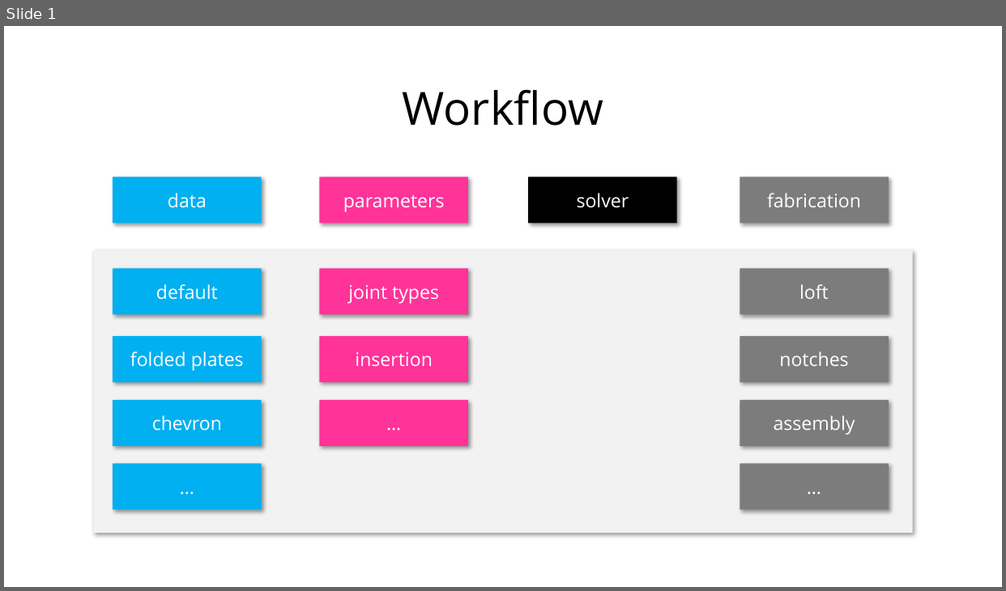
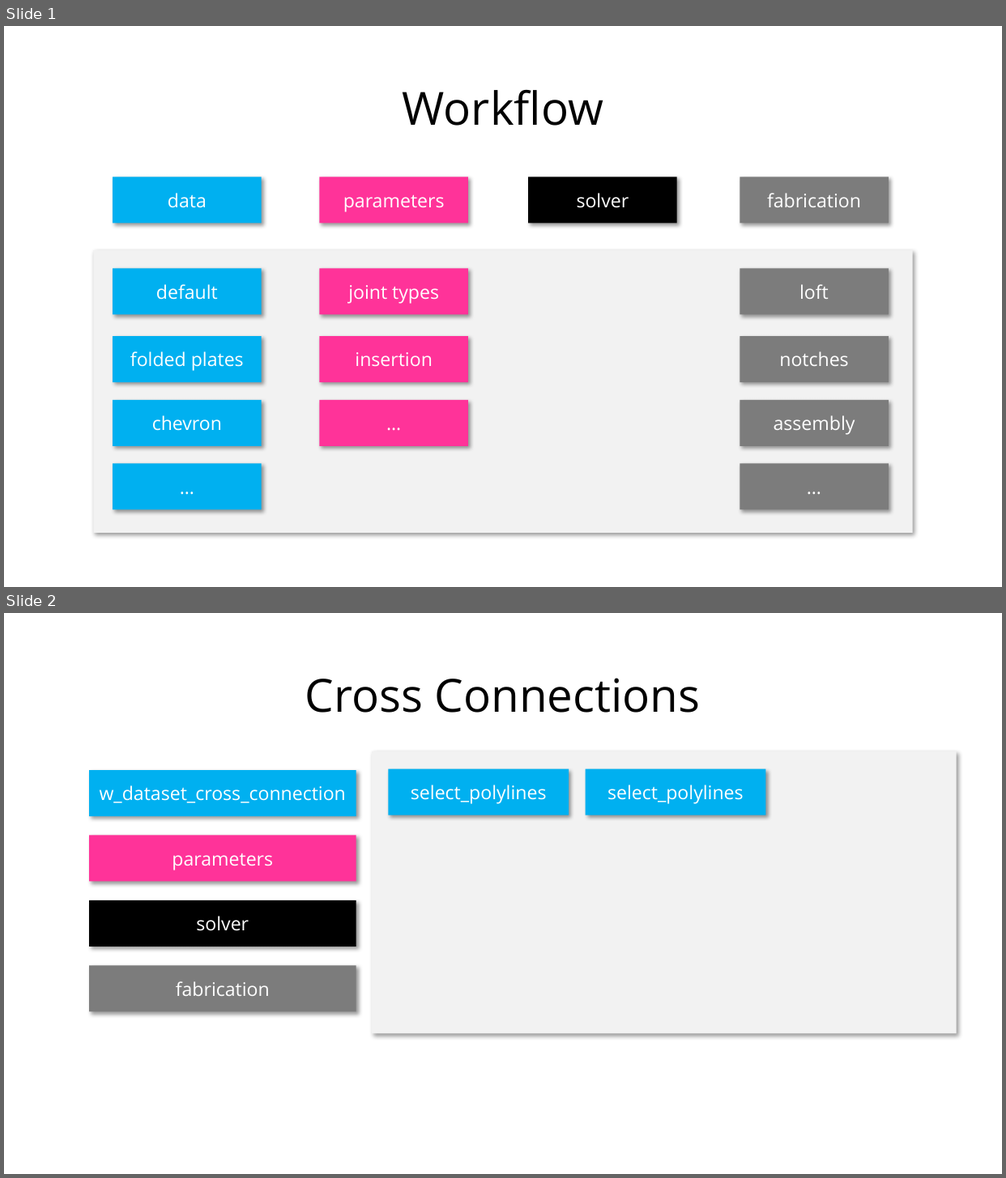
Before and after one commit to petrasvestartas/compas_wood, a slide deck: src/rhino/plugin/Workflow.pptx. Shown one above the other, each under a label of ours: slide 1 before the commit, slides 1 and 2 after it. The pictures are 1006x591 and 1006x1178 pixels, drawn with LibreOffice and Linux fonts; fonts in the diff are those of the drawing. Boxes give left, top, right and bottom in pixels: in the first picture for what was removed or moved away, otherwise in the second. Text is boxed around its words. In the diff, an @@ line names an element or a change of style, - is before the commit and + after.

```diff
--- a/src/rhino/plugin/Workflow.pptx
+++ b/src/rhino/plugin/Workflow.pptx
@@ slide 2 added at (4, 613, 1002, 1174), background #FFFFFF @@
@@ title added at (305, 678, 700, 713), 44 pt, text #000000 @@
+Cross Connections
@@ rectangle added at (372, 752, 957, 1033), fill #F2F2F2 @@
@@ rectangle added at (89, 770, 356, 816), fill #00B0F0, 18 pt, text #FFFFFF @@
+w_dataset_cross_connection
@@ rectangle added at (389, 769, 569, 815), fill #00B0F0, 18 pt, text #FFFFFF @@
+select_polylines
@@ rectangle added at (586, 769, 766, 815), fill #00B0F0, 18 pt, text #FFFFFF @@
+select_polylines
@@ rectangle added at (89, 835, 356, 882), fill #FF3399, 18 pt, text #FFFFFF @@
+parameters
@@ rectangle added at (89, 901, 356, 947), fill #000000, 18 pt, text #FFFFFF @@
+solver
@@ rectangle added at (89, 965, 356, 1012), fill #7C7C7C, 18 pt, text #FFFFFF @@
+fabrication
```
Also in this commit, not shown: 18 other files.
